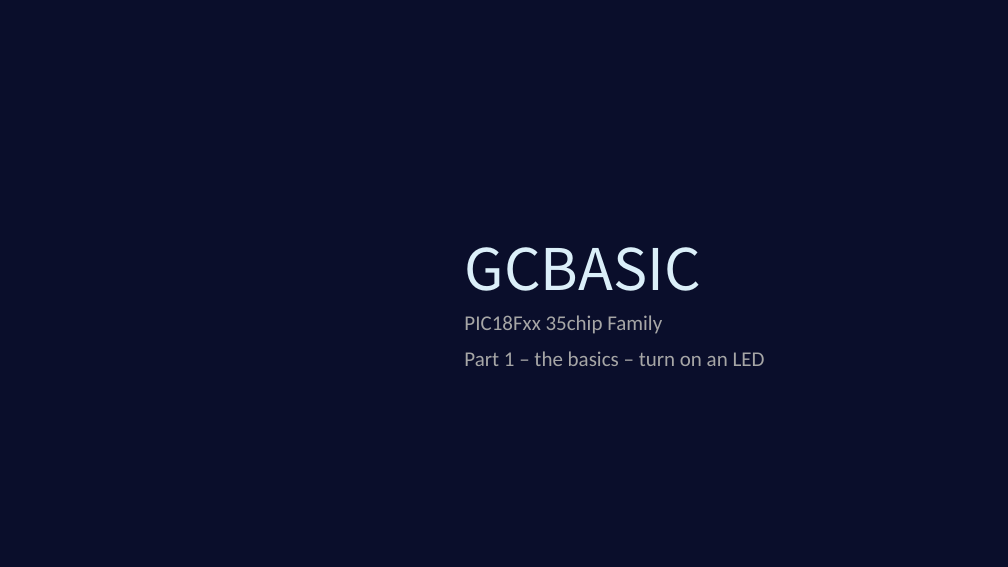
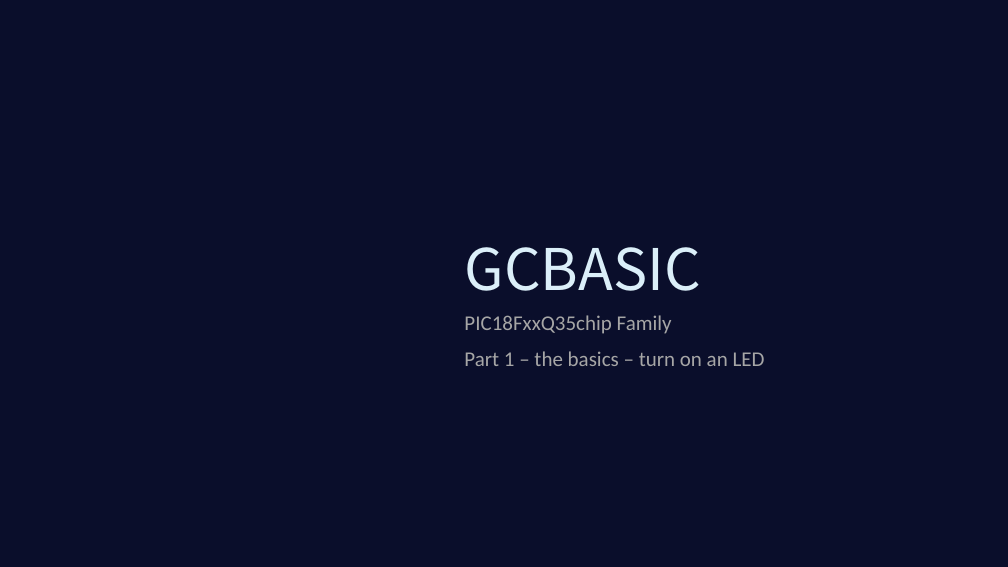
Before and after one commit to GreatCowBASIC/Demonstration_Sources, a slide deck: slide 1 of Vendor_Boards/Microchip_PICDEM 2 plus_board_2010/18f/tutorials/GCBASIC_Part1.pptx. Drawn at 1008x567 pixels with LibreOffice and Linux fonts; fonts in the diff are those of the drawing; background and template pictures are left out; a plain dark background stands for a picture behind light text. Boxes give left, top, right and bottom in pixels: in the first picture for what was removed or moved away, otherwise in the second. Text is boxed around its words. In the diff, an @@ line names an element or a change of style, - is before the commit and + after.

```diff
--- a/Vendor_Boards/Microchip_PICDEM 2 plus_board_2010/18f/tutorials/GCBASIC_Part1.pptx
+++ b/Vendor_Boards/Microchip_PICDEM 2 plus_board_2010/18f/tutorials/GCBASIC_Part1.pptx
@@ text at bbox=[464, 315, 672, 334]: text changed @@
-PIC18Fxx 35chip Family
+PIC18FxxQ35chip Family
```
Also in this commit, not shown: 3 other slides changed, 3 slides added, 1 slide removed, 13 other files.
